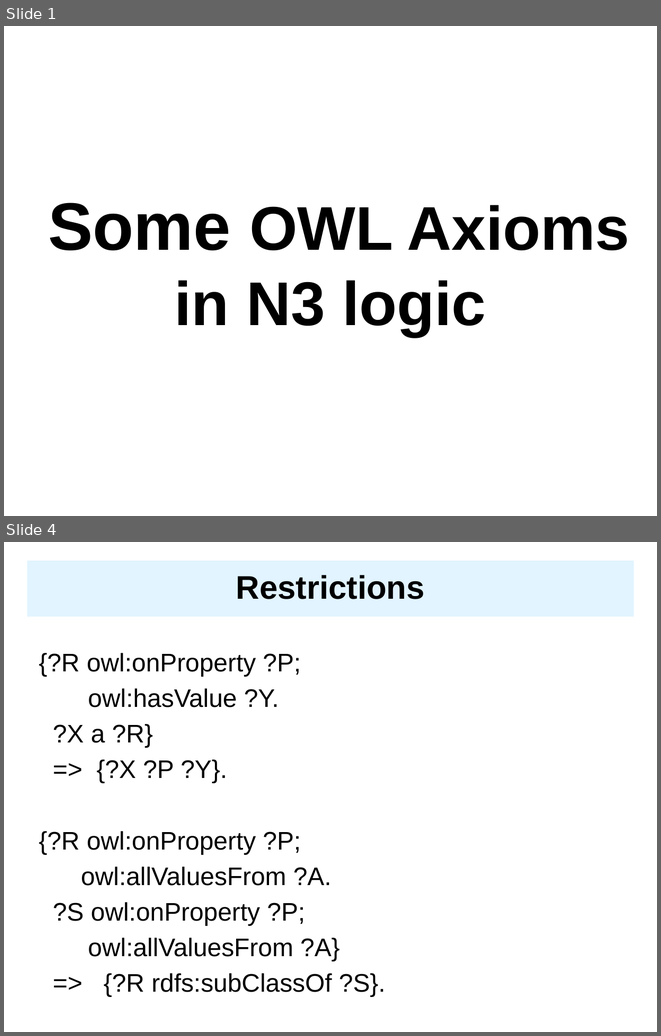
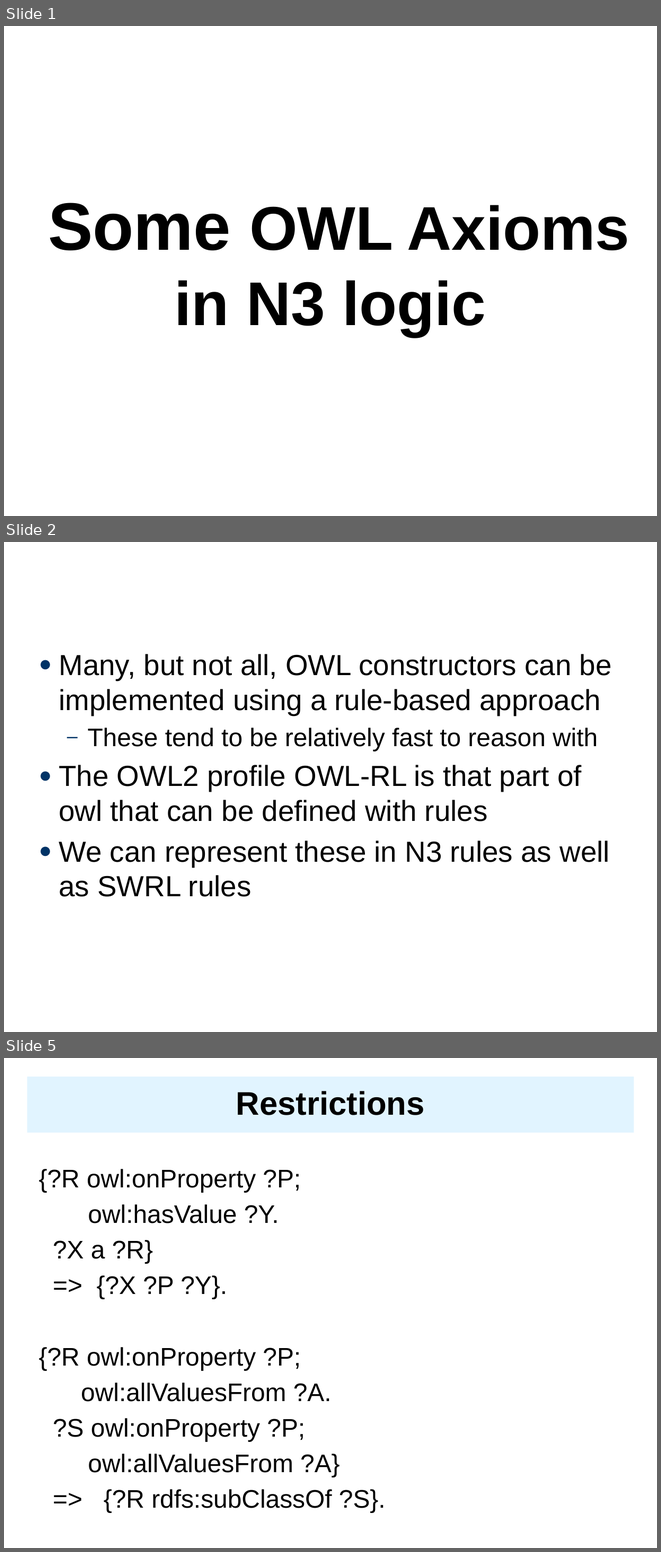
Before and after one commit to UMBC-CMSC-491-691-F19-Knowledge-Graphs/class_material, a slide deck: notes/07_owl/07OWLn3.pptx. Shown one above the other, each under a label of ours: slides 1 and 4 before the commit, slides 1, 2 and 5 after it; the slides between them are not shown. The pictures are 661x1036 and 661x1552 pixels, drawn with LibreOffice and Linux fonts; fonts in the diff are those of the drawing. Boxes give left, top, right and bottom in pixels: in the first picture for what was removed or moved away, otherwise in the second. Text is boxed around its words. In the diff, an @@ line names an element or a change of style, - is before the commit and + after.

```diff
--- a/notes/07_owl/07OWLn3.pptx
+++ b/notes/07_owl/07OWLn3.pptx
@@ slide 2 added at (4,542,657,1032), background #FFFFFF @@
@@ text added at (59,654,612,897), 32 pt, text #000000 @@
+● Many, but not all, OWL constructors can be implemented using a rule-based approach
+  – These tend to be relatively fast to reason with
+● The OWL2 profile OWL-RL is that part of owl that can be defined with rules
+● We can represent these in N3 rules as well as SWRL rules
@@ what was slide 4 is now slide 5 @@
```
Also in this commit, not shown: 2 slides changed, 2 other files.
